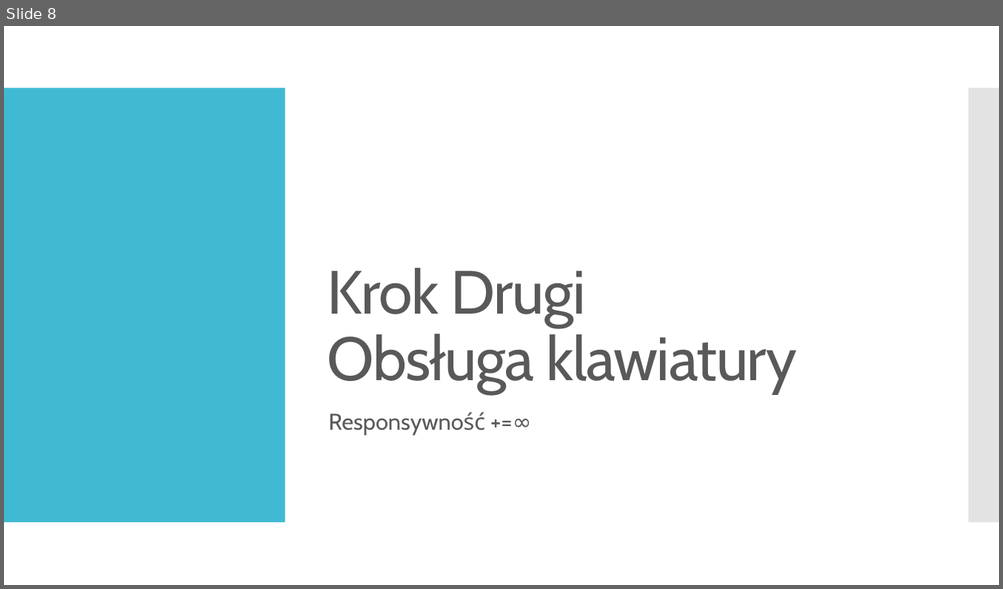
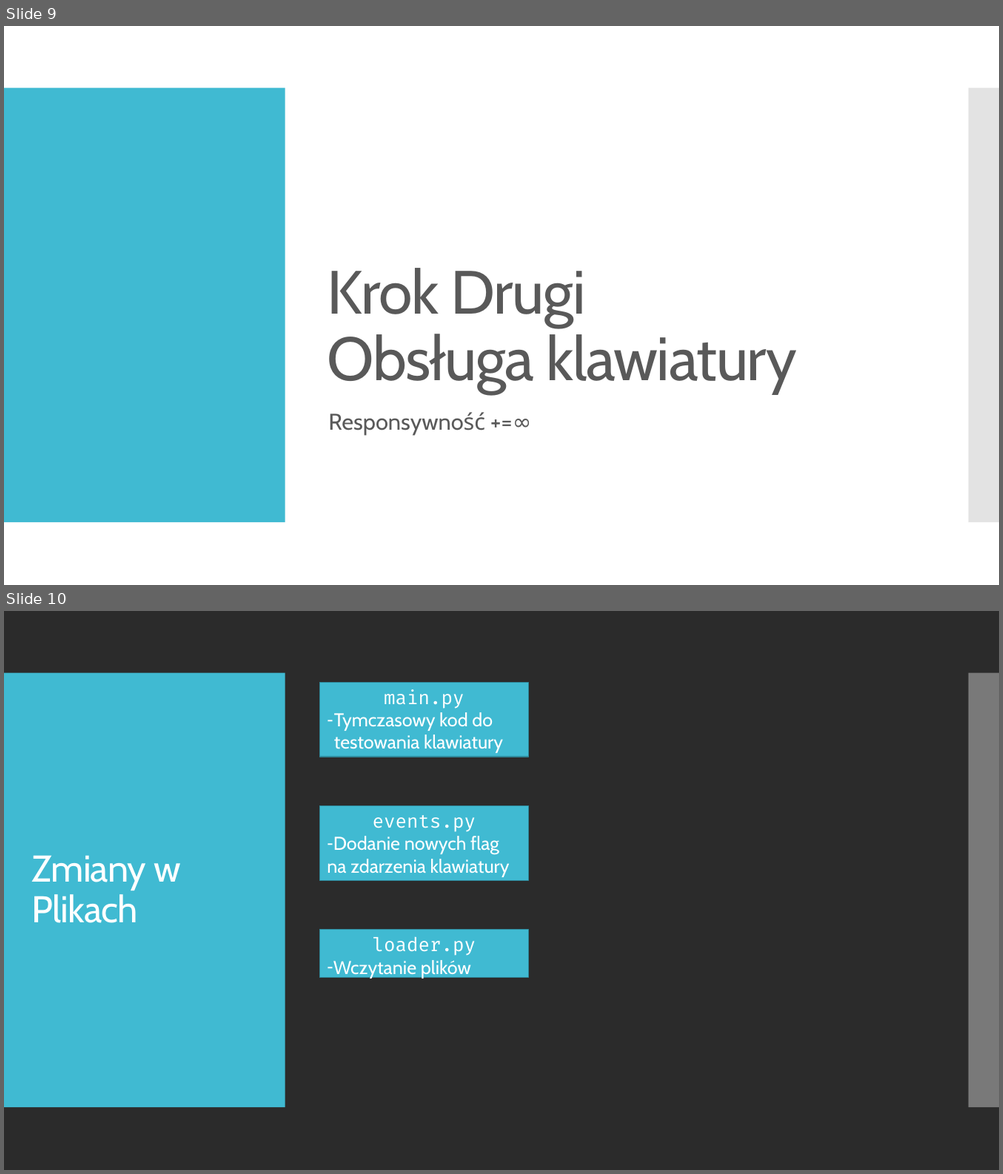
Before and after one commit to Pawel095/PJ_Pygame_Prezentacja, a slide deck: PPoint.pptx. Shown one above the other, each under a label of ours: slide 8 before the commit, slides 9 and 10 after it. The pictures are 1003x589 and 1003x1174 pixels, drawn with LibreOffice and Linux fonts; fonts in the diff are those of the drawing; background and template pictures are left out; a plain dark background stands for a picture behind light text. Boxes give left, top, right and bottom in pixels: in the first picture for what was removed or moved away, otherwise in the second. Text is boxed around its words. In the diff, an @@ line names an element or a change of style, - is before the commit and + after.

```diff
--- a/PPoint.pptx
+++ b/PPoint.pptx
@@ slide 10 added at <box>4,611,999,1170</box>, background picture (left out); not listed: 2 template elements that a slide beside it also shows @@
@@ rectangle added at <box>319,682,529,757</box>, fill #40BAD2, outline #2F8A9B 0.85 pt, 18 pt, text #FFFFFF @@
+main.py
+  – Tymczasowy kod do testowania klawiatury
@@ rectangle added at <box>319,806,529,880</box>, fill #40BAD2, outline #2F8A9B 0.85 pt, 18 pt, text #FFFFFF @@
+events.py
+– Dodanie nowych flag na zdarzenia klawiatury
@@ title added at <box>32,855,181,923</box>, 36 pt, text #FFFFFF @@
+Zmiany w Plikach
@@ rectangle added at <box>319,930,529,977</box>, fill #40BAD2, outline #2F8A9B 0.85 pt, 18 pt, text #FFFFFF @@
+loader.py
+– Wczytanie plików
@@ what was slide 8 is now slide 9 @@
```
Also in this commit, not shown: 5 slides changed, 8 other slides added.
